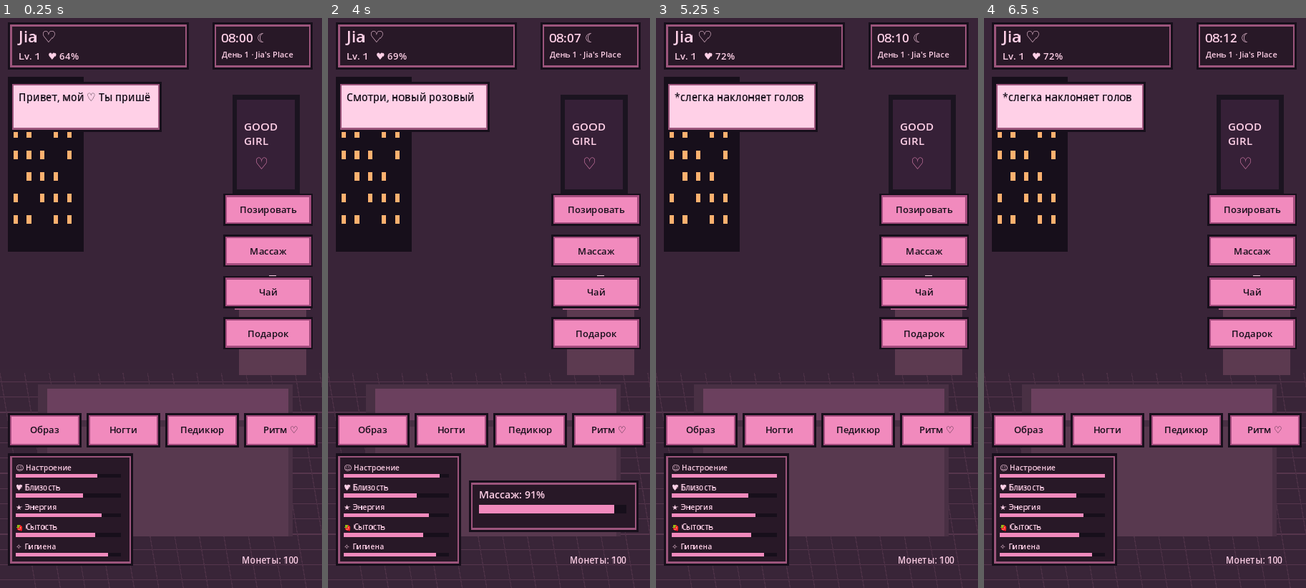
Above: before the commit, frames 1-4 (left to right).
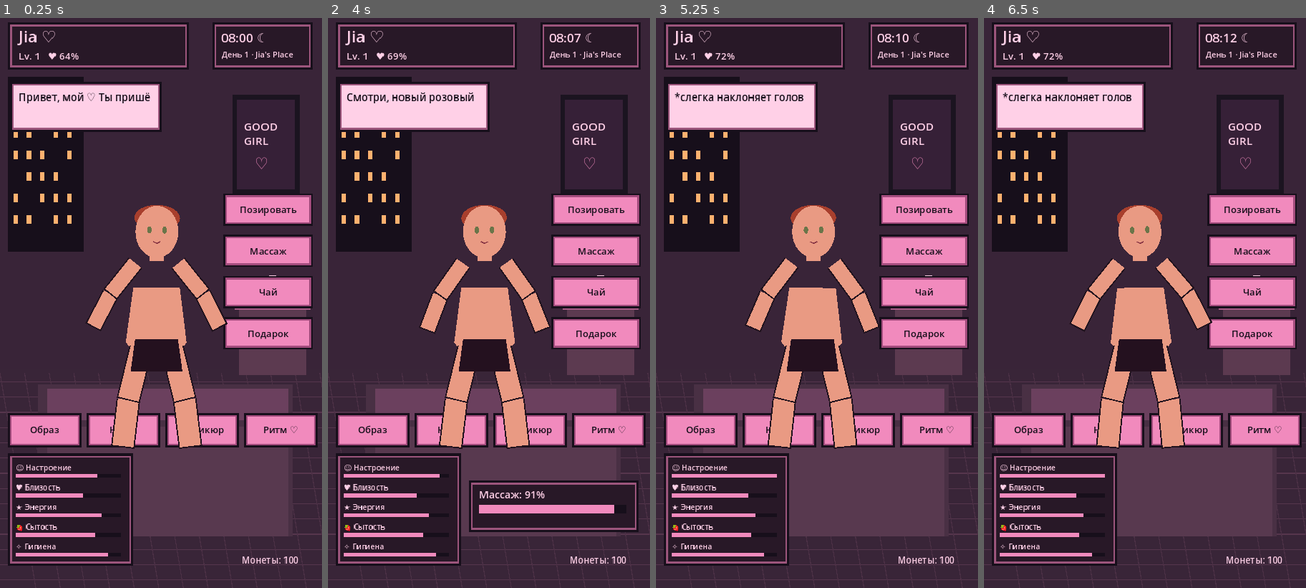
Above: after the commit, the same moments.

Repository: babymurderr0711/jia-android
Game: Godot game, scene res://Main.tscn
The game is run twice, just before and just after one commit, with the same random seed, the same clock (stepped at 60 frames per second) and the same inputs.
Inputs (mouse positions are in pixels of both pictures, inside the frame that each line leads up to):
- Up to frame 1 (0.25 s): no input
- Up to frame 2 (4 s): move the mouse to (559, 274) at 0.52 s; click (559, 274) at 0.67 s; drag from (424, 331) to (472, 417) at 1.27 s; move the mouse to (521, 177) at 2.02 s; click (521, 177) at 2.17 s; drag from (472, 417) to (392, 217) at 2.77 s; move the mouse to (585, 388) at 3.52 s; click (585, 388) at 3.67 s
- Up to frame 3 (5.25 s): drag from (720, 217) to (768, 160) at 4.27 s; move the mouse to (833, 303) at 5.02 s; click (833, 303) at 5.17 s
- Up to frame 4 (6.5 s): drag from (1096, 160) to (1080, 331) at 5.77 s

The runs differ from the first frame. In frame 1, 7.1% of the frame differs, in the area x 26-71%, y 32-76%; in frame 2, 7.1%, in the area x 28-70%, y 32-76%; in frame 3, 7.1%; in frame 4, 7.1%.
Error before the commit: Attempt to call function 'set_appearance' in base 'null instance' on a null instance. (res://main.gd:583)

Commit message:
Instance the live Skeleton2D character in the main scene

Diff:
--- a/godot/Main.tscn
+++ b/godot/Main.tscn
@@ -1,6 +1,9 @@
-[gd_scene load_steps=2 format=3]
+[gd_scene load_steps=3 format=3]
 
 [ext_resource type="Script" path="res://main.gd" id="1"]
+[ext_resource type="PackedScene" path="res://JiaSkeletonRig.tscn" id="2"]
 
 [node name="JiaPlace" type="Node2D"]
 script = ExtResource("1")
+
+[node name="CharacterRig" parent="." instance=ExtResource("2")]
